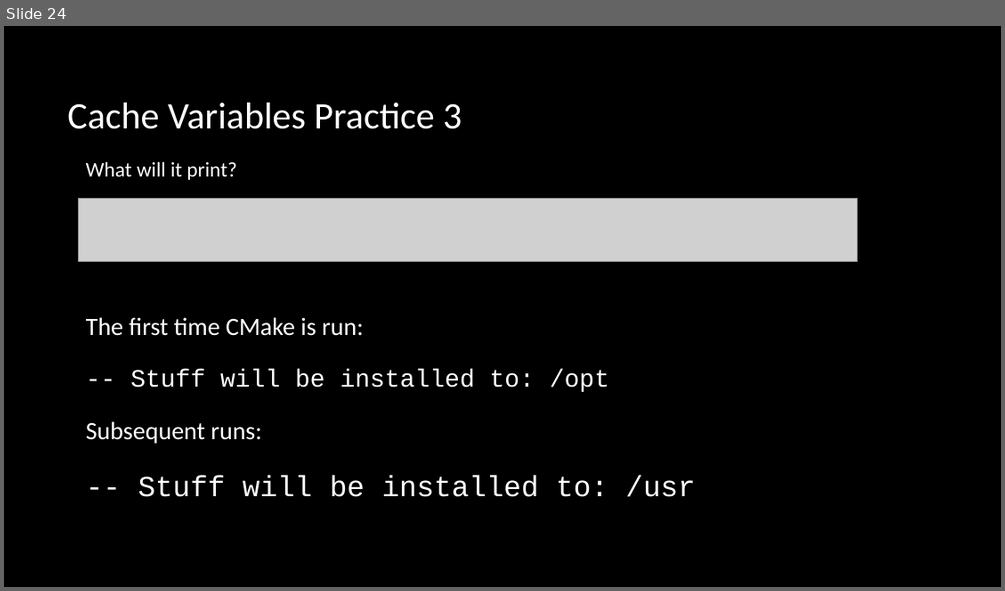
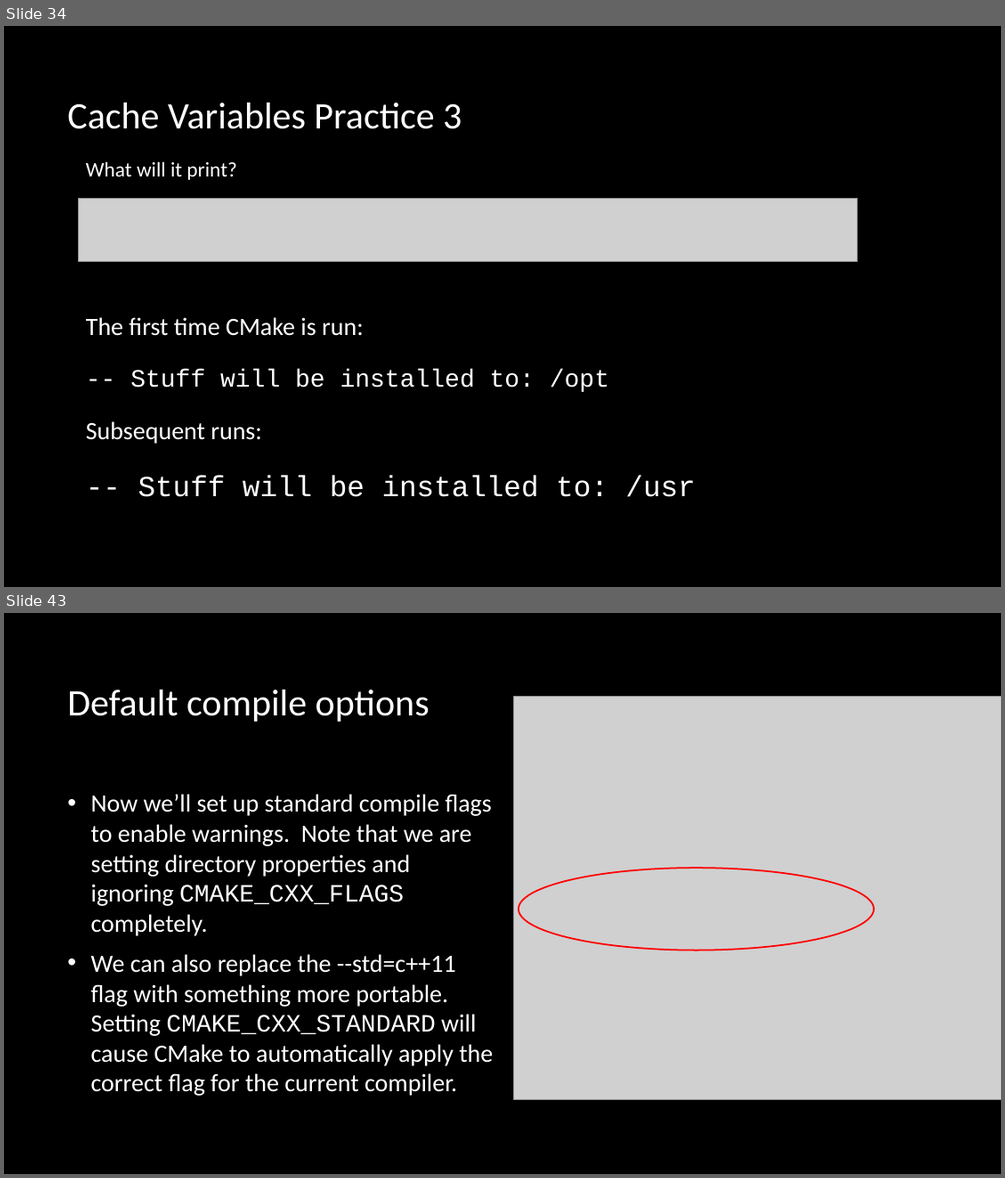
Before and after one commit to multiplemonomials/CMakeTraining, a slide deck: Session 2 - More Advanced CMake.pptx. Shown one above the other, each under a label of ours: slide 24 before the commit, slides 34 and 43 after it; the slides between them are not shown. The pictures are 1005x591 and 1005x1178 pixels, drawn with LibreOffice and Linux fonts; fonts in the diff are those of the drawing; grey boxes stand for pictures; background and template pictures are left out. Boxes give left, top, right and bottom in pixels: in the first picture for what was removed or moved away, otherwise in the second. Text is boxed around its words. In the diff, an @@ line names an element or a change of style, - is before the commit and + after.

```diff
--- a/Session 2 - More Advanced CMake.pptx
+++ b/Session 2 - More Advanced CMake.pptx
@@ slide 43 added at [4, 613, 1001, 1174], background picture (left out) @@
@@ title added at [67, 690, 429, 722], 36 pt, text #FFFFFF @@
+Default compile options
@@ picture added at [514, 696, 1001, 1100] @@
@@ text added at [91, 794, 493, 1095], 24 pt, text #FFFFFF @@
+• Now we’ll set up standard compile flags to enable warnings. Note that we are setting directory properties and ignoring CMAKE_CXX_FLAGS completely.
+• We can also replace the --std=c++11 flag with something more portable. Setting CMAKE_CXX_STANDARD will cause CMake to automatically apply the correct flag for the current compiler.
@@ ellipse added at [518, 868, 874, 950], outline #FF0000 1.5 pt @@
@@ what was slide 24 is now slide 34 @@
```
Also in this commit, not shown: 4 slides changed, 23 other slides added, 1 slide removed, 4 other files.
